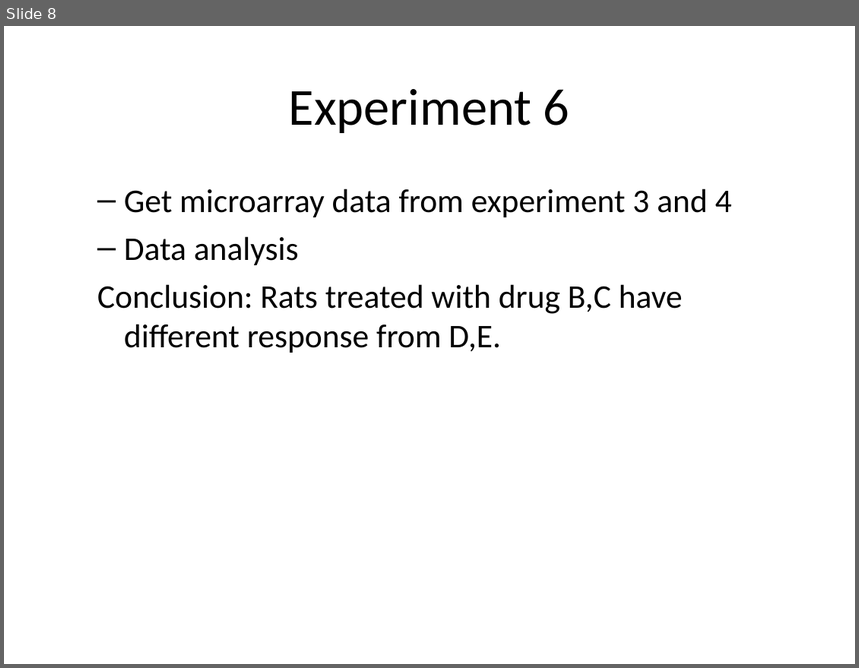
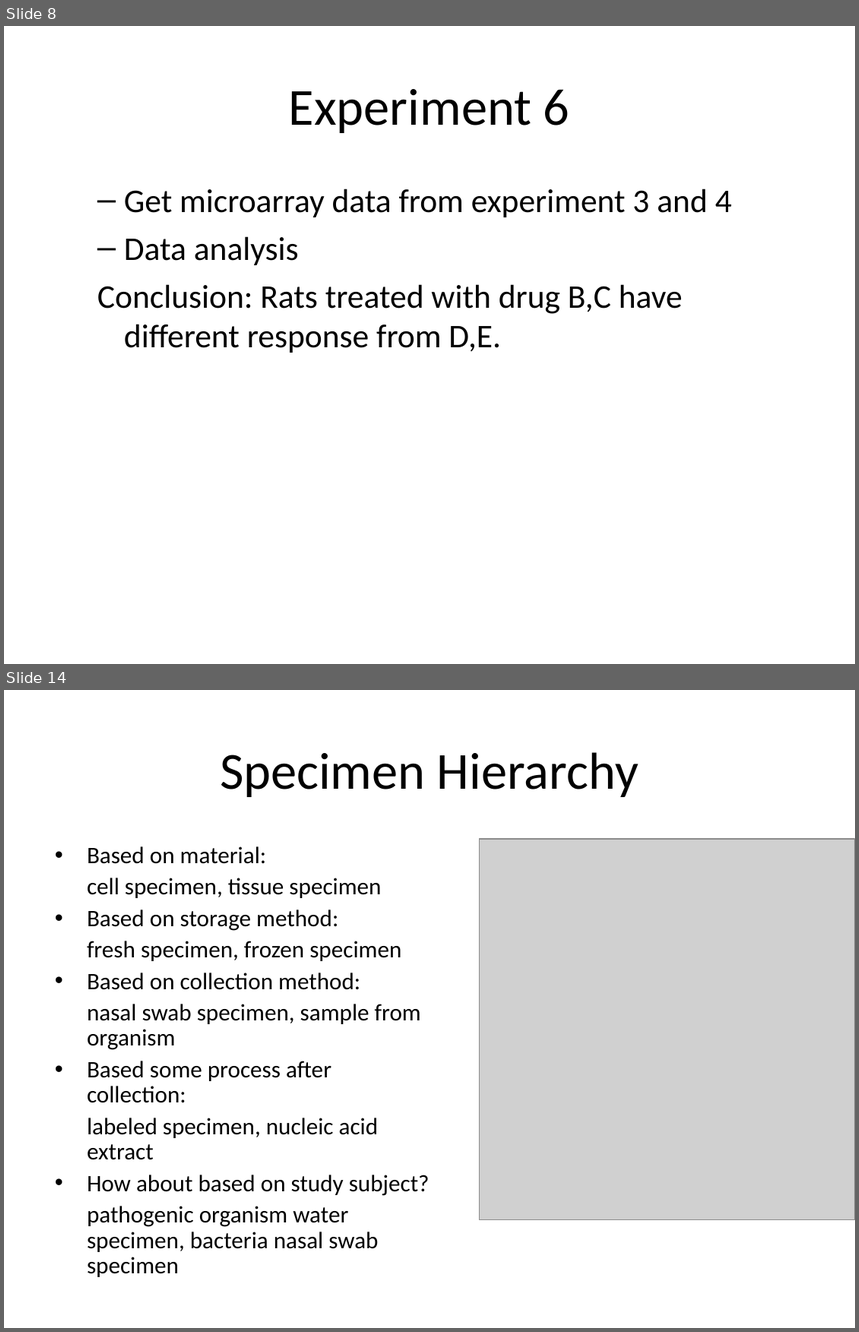
Before and after one commit to obi-ontology/obi-legacy-svn, a slide deck: trunk/docs/presentations/OBI workshop May 2012 Ann Arbor/Specimen/specimen.ppt. Shown one above the other, each under a label of ours: slide 8 before the commit, slides 8 and 14 after it; the slides between them are not shown. The pictures are 859x668 and 859x1332 pixels, drawn with LibreOffice and Linux fonts; fonts in the diff are those of the drawing; grey boxes stand for pictures. Boxes give left, top, right and bottom in pixels: in the first picture for what was removed or moved away, otherwise in the second. Text is boxed around its words. In the diff, an @@ line names an element or a change of style, - is before the commit and + after.

```diff
--- a/trunk/docs/presentations/OBI workshop May 2012 Ann Arbor/Specimen/specimen.ppt
+++ b/trunk/docs/presentations/OBI workshop May 2012 Ann Arbor/Specimen/specimen.ppt
@@ slide 14 added at <box>4,690,855,1328</box>, background #FFFFFF @@
@@ title added at <box>220,752,639,797</box>, 44 pt, text #000000 @@
+Specimen Hierarchy
@@ text added at <box>87,847,430,1277</box>, 20 pt, text #000000 @@
+• Based on material:
+cell specimen, tissue specimen
+• Based on storage method:
+fresh specimen, frozen specimen
+• Based on collection method:
+nasal swab specimen, sample from organism
+• Based some process after collection:
+labeled specimen, nucleic acid extract
+• How about based on study subject?
+pathogenic organism water specimen, bacteria nasal swab specimen
@@ picture added at <box>479,839,855,1220</box> @@
```
Also in this commit, not shown: 2 slides changed, 4 other slides added, 1 slide removed, 2 other files.
